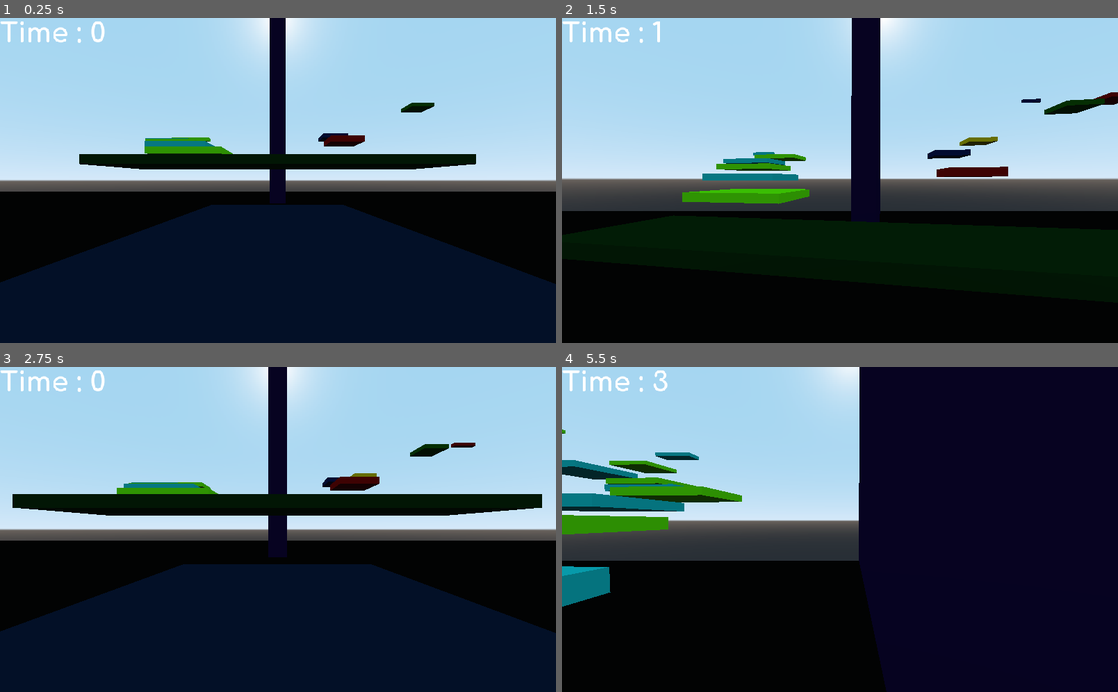
Above: before the commit, frames 1-4 (two rows, left to right).
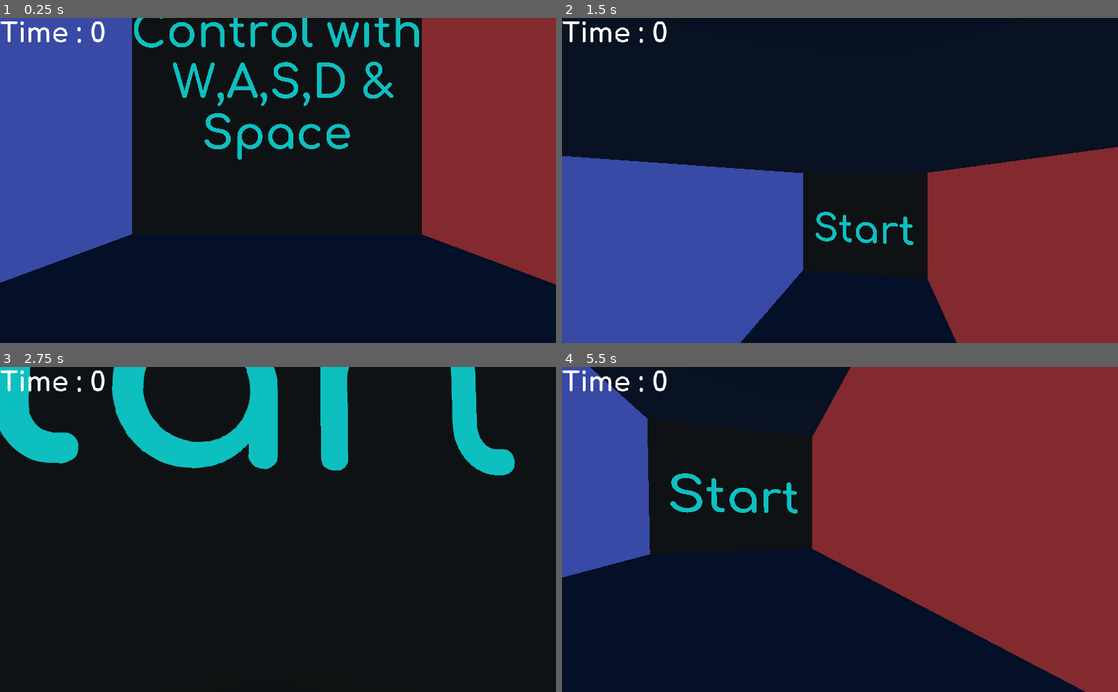
Above: after the commit, the same moments.

Repository: RetroRabiul/3dPlatform
Game: Godot game, scene res://scenes/world.tscn
Two runs of this game, one before a commit and one after it. Both use one fixed random seed, a clock stepped at 60 frames per second and the inputs below.
Inputs (mouse positions are in pixels of both pictures, inside the frame that each line leads up to):
- Up to frame 1 (0.25 s): no input
- Up to frame 2 (1.5 s): tap Enter at 0.5 s; move the mouse to (867, 180) at 0.52 s; hold W (forward) from 0.53 s (still down); tap Space (jump) at 0.77 s; move the mouse to (812, 180) at 1.27 s
- Up to frame 3 (2.75 s): keep holding W (forward); tap Space (jump) at 1.52 s; move the mouse to (289, 523) at 2.02 s
- Up to frame 4 (5.5 s): keep holding W (forward); move the mouse to (834, 536) at 2.77 s; tap Space (jump) at 3.02, 3.77, 4.52 s; move the mouse to (878, 532) at 3.52 s; move the mouse to (795, 526) at 4.27 s; move the mouse to (845, 529) at 5.02 s

The runs differ from the first frame. In frame 1, 59% of the frame differs, in the area x 0-100%, y 0-83%; in frame 2, 93%; in frame 3, 46%; in frame 4, 93%, in the area x 0-100%, y 0-100%.

Commit message:
starting

Diff:
--- /dev/null
+++ b/autoload/global_signal.gd
@@ -0,0 +1,3 @@
+extends Node
+
+signal start_timer()
--- /dev/null
+++ b/autoload/global_variables.gd
@@ -0,0 +1,3 @@
+extends Node
+
+var time = 0
--- a/project.godot
+++ b/project.godot
@@ -13,6 +13,11 @@
 config/name="3d Platform"
 run/main_scene="res://scenes/world.tscn"
 config/icon="res://icon.png"
+
+[autoload]
+
+GlobalSignal="*res://autoload/global_signal.gd"
+GlobalVariables="*res://autoload/global_variables.gd"
 
 [gui]
 
--- /dev/null
+++ b/scenes/Moving_Platform.tscn
@@ -0,0 +1,75 @@
+[gd_scene load_steps=7 format=2]
+
+[sub_resource type="CubeMesh" id=1]
+size = Vector3( 5, 0.5, 5 )
+
+[sub_resource type="SpatialMaterial" id=6]
+albedo_color = Color( 0, 0.854902, 1, 1 )
+
+[sub_resource type="BoxShape" id=2]
+extents = Vector3( 2.5, 0.25, 2.5 )
+
+[sub_resource type="Curve3D" id=3]
+_data = {
+"points": PoolVector3Array( 0, 0, 0, 0, 0, 0, -0.000104681, 0.000240417, -0.0288849, 0, 0, 0, 0, 0, 0, 16.0004, -0.000410751, -0.000488281 ),
+"tilts": PoolRealArray( 0, 0 )
+}
+
+[sub_resource type="Animation" id=4]
+resource_name = "Move_platform"
+length = 4.0
+loop = true
+tracks/0/type = "value"
+tracks/0/path = NodePath("Path/PathFollow:unit_offset")
+tracks/0/interp = 1
+tracks/0/loop_wrap = true
+tracks/0/imported = false
+tracks/0/enabled = true
+tracks/0/keys = {
+"times": PoolRealArray( 0, 2 ),
+"transitions": PoolRealArray( 1, 1 ),
+"update": 0,
+"values": [ 0.0, 1.0 ]
+}
+
+[sub_resource type="Animation" id=5]
+length = 0.001
+tracks/0/type = "value"
+tracks/0/path = NodePath("Path/PathFollow:unit_offset")
+tracks/0/interp = 1
+tracks/0/loop_wrap = true
+tracks/0/imported = false
+tracks/0/enabled = true
+tracks/0/keys = {
+"times": PoolRealArray( 0 ),
+"transitions": PoolRealArray( 1 ),
+"update": 0,
+"values": [ 0.0 ]
+}
+
+[node name="Moving_Platform" type="Spatial"]
+
+[node name="Moving_Platform" type="KinematicBody" parent="."]
+transform = Transform( 1, 0, 0, 0, 1, 0, 0, 0, 1, 12.8697, -0.000283344, -0.00604433 )
+
+[node name="MeshInstance" type="MeshInstance" parent="Moving_Platform"]
+mesh = SubResource( 1 )
+skeleton = NodePath("../..")
+material/0 = SubResource( 6 )
+
+[node name="CollisionShape" type="CollisionShape" parent="Moving_Platform"]
+shape = SubResource( 2 )
+
+[node name="Path" type="Path" parent="."]
+curve = SubResource( 3 )
+
+[node name="PathFollow" type="PathFollow" parent="Path"]
+transform = Transform( 1, 0, 0, 0, 1, 0, 0, 0, 1, -0.000104681, 0.000240417, -0.0288849 )
+
+[node name="RemoteTransform" type="RemoteTransform" parent="Path/PathFollow"]
+remote_path = NodePath("../../../Moving_Platform")
+
+[node name="AnimationPlayer" type="AnimationPlayer" parent="."]
+autoplay = "Move_platform"
+anims/Move_platform = SubResource( 4 )
+anims/RESET = SubResource( 5 )
--- a/scenes/Player.tscn
+++ b/scenes/Player.tscn
@@ -18,6 +18,7 @@
 
 [node name="Camera" type="Camera" parent="Head"]
 transform = Transform( 1, 0, 0, 0, 1, 0, 0, 0, 1, 0, 1.34528, -0.24194 )
+far = 500.0
 
 [node name="MeshInstance" type="MeshInstance" parent="."]
 transform = Transform( 1, 0, 0, 0, -4.37114e-08, -1, 0, 1, -4.37114e-08, 0, 0, 0 )
--- a/scenes/UI.tscn
+++ b/scenes/UI.tscn
@@ -12,13 +12,12 @@
 anchor_bottom = 1.0
 script = ExtResource( 2 )
 
-[node name="Timer" type="Label" parent="."]
+[node name="Time" type="Label" parent="."]
 margin_right = 40.0
 margin_bottom = 14.0
 custom_fonts/font = SubResource( 1 )
 text = "Time : 0"
 
-[node name="Timer2" type="Timer" parent="."]
-autostart = true
+[node name="Timer" type="Timer" parent="."]
 
-[connection signal="timeout" from="Timer2" to="." method="_on_Timer2_timeout"]
+[connection signal="timeout" from="Timer" to="." method="_on_Timer2_timeout"]
--- a/scenes/world.tscn
+++ b/scenes/world.tscn
@@ -1,17 +1,57 @@
-[gd_scene load_steps=26 format=2]
+[gd_scene load_steps=42 format=2]
 
 [ext_resource path="res://scenes/Player.tscn" type="PackedScene" id=1]
 [ext_resource path="res://scripts/world.gd" type="Script" id=2]
 [ext_resource path="res://scenes/UI.tscn" type="PackedScene" id=3]
-
-[sub_resource type="CubeMesh" id=1]
-
-[sub_resource type="SpatialMaterial" id=5]
-albedo_color = Color( 0.00392157, 0.0627451, 0.156863, 1 )
+[ext_resource path="res://scenes/Moving_Platform.tscn" type="PackedScene" id=4]
+[ext_resource path="res://assets/fonts/Comfortaa/static/Comfortaa-Bold.ttf" type="DynamicFontData" id=5]
+
+[sub_resource type="DynamicFont" id=26]
+size = 466
+font_data = ExtResource( 5 )
+
+[sub_resource type="DynamicFont" id=27]
+size = 239
+font_data = ExtResource( 5 )
+
+[sub_resource type="BoxShape" id=25]
+extents = Vector3( 7.69611, 8.68254, 1 )
+
+[sub_resource type="CubeMesh" id=28]
+
+[sub_resource type="SpatialMaterial" id=29]
+albedo_color = Color( 0.0980392, 0.0980392, 0.0980392, 1 )
+
+[sub_resource type="CubeMesh" id=30]
+
+[sub_resource type="SpatialMaterial" id=31]
+albedo_color = Color( 0.168627, 0.341176, 0.611765, 1 )
 
 [sub_resource type="ConcavePolygonShape" id=2]
 data = PoolVector3Array( -1, 1, 1, 1, 1, 1, -1, -1, 1, 1, 1, 1, 1, -1, 1, -1, -1, 1, 1, 1, -1, -1, 1, -1, 1, -1, -1, -1 …(284 unchanged characters)…
 
+[sub_resource type="CubeMesh" id=32]
+
+[sub_resource type="SpatialMaterial" id=33]
+albedo_color = Color( 0.00392157, 0.0627451, 0.156863, 1 )
+
+[sub_resource type="CubeMesh" id=34]
+
+[sub_resource type="SpatialMaterial" id=35]
+albedo_color = Color( 1, 0.25098, 0.25098, 1 )
+
+[sub_resource type="CubeMesh" id=36]
+
+[sub_resource type="SpatialMaterial" id=37]
+albedo_color = Color( 0.431373, 0.466667, 0.956863, 1 )
+
+[sub_resource type="CubeMesh" id=38]
+
+[sub_resource type="SpatialMaterial" id=39]
+albedo_color = Color( 0.00392157, 0.0627451, 0.156863, 1 )
+
+[sub_resource type="CubeMesh" id=1]
+
 [sub_resource type="SpatialMaterial" id=6]
 albedo_color = Color( 0, 0.121569, 0.0117647, 1 )
 
@@ -69,14 +109,96 @@
 [node name="world" type="Spatial"]
 script = ExtResource( 2 )
 
-[node name="Ground" type="MeshInstance" parent="."]
-transform = Transform( 7.68944, 0, 0, 0, 0.700287, 0, 0, 0, 17.7238, 0, 1.86595, 0 )
-mesh = SubResource( 1 )
-material/0 = SubResource( 5 )
-
-[node name="StaticBody" type="StaticBody" parent="Ground"]
-
-[node name="CollisionShape" type="CollisionShape" parent="Ground/StaticBody"]
+[node name="Start" type="Spatial" parent="."]
+transform = Transform( 1, 0, 0, 0, 1, 0, 0, 0, 1, 0, 0, -1.95493 )
+
+[node name="Notes" type="Spatial" parent="Start"]
+
+[node name="Start" type="Label3D" parent="Start/Notes"]
+transform = Transform( 1, 0, 0, 0, 1, 0, 0, 0, 1, 0, 8.05041, 1.06946 )
+modulate = Color( 0.0588235, 0.74902, 0.74902, 1 )
+text = "Start"
+font = SubResource( 26 )
+
+[node name="Controls" type="Label3D" parent="Start/Notes"]
+transform = Transform( 1, 0, 0, 0, 1, 0, 0, 0, 1, 0, 10.5113, 34.3153 )
+modulate = Color( 0.0588235, 0.74902, 0.74902, 1 )
+text = "Control with
+ W,A,S,D &
+Space"
+font = SubResource( 27 )
+
+[node name="Areas" type="Spatial" parent="Start"]
+
+[node name="Timer_Starts" type="Area" parent="Start/Areas"]
+
+[node name="CollisionShape" type="CollisionShape" parent="Start/Areas/Timer_Starts"]
+transform = Transform( 1, 0, 0, 0, 0.674981, 0, 0, 0, 1, 0, 8.79562, 0.439689 )
+shape = SubResource( 25 )
+
+[node name="StartMesh" type="MeshInstance" parent="Start/Areas"]
+transform = Transform( 7.65285, 0, 0, 0, 6.34807, 0, 0, 0, 0.365631, 0, 8.89393, 0.48715 )
+mesh = SubResource( 28 )
+material/0 = SubResource( 29 )
+
+[node name="ControlMesh" type="MeshInstance" parent="Start/Areas"]
+transform = Transform( 7.65285, 0, 0, 0, 6.67455, 0, 0, 0, 0.365631, 0, 8.7775, 33.8572 )
+mesh = SubResource( 28 )
+material/0 = SubResource( 29 )
+
+[node name="Top" type="MeshInstance" parent="Start"]
+transform = Transform( 9.06212, 0, 0, 0, 0.700287, 0, 0, 0, 35.7307, 0, 15.8005, 20.0092 )
+mesh = SubResource( 30 )
+skeleton = NodePath("../..")
+material/0 = SubResource( 31 )
+
+[node name="StaticBody" type="StaticBody" parent="Start/Top"]
+
+[node name="CollisionShape" type="CollisionShape" parent="Start/Top/StaticBody"]
+shape = SubResource( 2 )
+
+[node name="Ground" type="MeshInstance" parent="Start"]
+transform = Transform( 7.68944, 0, 0, 0, 0.700287, 0, 0, 0, 35.7307, 0, 1.86595, 20.0092 )
+mesh = SubResource( 32 )
+skeleton = NodePath("../..")
+material/0 = SubResource( 33 )
+
+[node name="StaticBody" type="StaticBody" parent="Start/Ground"]
+
+[node name="CollisionShape" type="CollisionShape" parent="Start/Ground/StaticBody"]
+shape = SubResource( 2 )
+
+[node name="RightWall" type="MeshInstance" parent="Start"]
+transform = Transform( -3.36116e-07, -0.700287, 0, 7.68944, -3.06105e-08, 0, 0, 0, 35.7307, 8.35753, 8.8677, 20.0092 )
+mesh = SubResource( 34 )
+skeleton = NodePath("../..")
+material/0 = SubResource( 35 )
+
+[node name="StaticBody" type="StaticBody" parent="Start/RightWall"]
+
+[node name="CollisionShape" type="CollisionShape" parent="Start/RightWall/StaticBody"]
+shape = SubResource( 2 )
+
+[node name="LeftWall" type="MeshInstance" parent="Start"]
+transform = Transform( -3.36116e-07, -0.700287, 0, 7.68944, -3.06105e-08, 0, 0, 0, 35.7307, -8.36907, 8.8677, 20.0092 )
+mesh = SubResource( 36 )
+skeleton = NodePath("../..")
+material/0 = SubResource( 37 )
+
+[node name="StaticBody" type="StaticBody" parent="Start/LeftWall"]
+
+[node name="CollisionShape" type="CollisionShape" parent="Start/LeftWall/StaticBody"]
+shape = SubResource( 2 )
+
+[node name="BackWall" type="MeshInstance" parent="Start"]
+transform = Transform( 8.95598, 0, 0, 0, -6.50326e-09, -7.59104, 0, 0.700287, -1.56184e-06, 0, 8.81387, 56.3712 )
+mesh = SubResource( 38 )
+skeleton = NodePath("../..")
+material/0 = SubResource( 39 )
+
+[node name="StaticBody" type="StaticBody" parent="Start/BackWall"]
+
+[node name="CollisionShape" type="CollisionShape" parent="Start/BackWall/StaticBody"]
 shape = SubResource( 2 )
 
 [node name="Platform" type="MeshInstance" parent="."]
@@ -1032,7 +1154,7 @@
 shape = SubResource( 2 )
 
 [node name="Player" parent="." instance=ExtResource( 1 )]
-transform = Transform( 1, 0, 0, 0, 1, 0, 0, 0, 1, 0.0609758, 4.91739, 9.43392 )
+transform = Transform( 1, 0, 0, 0, 1, 0, 0, 0, 1, 0.0609758, 4.91739, 44.78 )
 
 [node name="UI" parent="Player" instance=ExtResource( 3 )]
 
@@ -1060,4 +1182,8 @@
 transform = Transform( 1, 0, 0, 0, 1, 0, 0, 0, 1, 0, 0.38371, -125.643 )
 shape = SubResource( 22 )
 
+[node name="Moving_Platform" parent="." instance=ExtResource( 4 )]
+transform = Transform( -4.37114e-08, 0, 1, 0, 1, 0, -1, 0, -4.37114e-08, 32.7564, 10.4807, -30.4325 )
+
+[connection signal="body_entered" from="Start/Areas/Timer_Starts" to="." method="_on_Timer_Starts_body_entered"]
 [connection signal="body_entered" from="GameOver/Area" to="." method="_on_Area_body_entered"]
--- a/scripts/UI.gd
+++ b/scripts/UI.gd
@@ -8,14 +8,15 @@
 
 # Called when the node enters the scene tree for the first time.
 func _ready():
-	$Timer.text = "Time : " + str(time);
+	GlobalSignal.connect("start_timer", self, "_start_timer")
 
 
-
+func _start_timer():
+	$Timer.start()
 # Called every frame. 'delta' is the elapsed time since the previous frame.
 func _process(delta):
-	$Timer.text = "Time : " + str(time)
+	$Time.text = "Time : " + str(GlobalVariables.time)
 
 
 func _on_Timer2_timeout():
-	time += 1
+	GlobalVariables.time += 1
--- a/scripts/world.gd
+++ b/scripts/world.gd
@@ -19,3 +19,9 @@
 func _on_Area_body_entered(body):
 	if body.is_in_group("player"):
 		get_tree().change_scene("res://scenes/world.tscn")
+		GlobalVariables.time = 0
+
+
+func _on_Timer_Starts_body_entered(body):
+	if body.is_in_group("player"):
+		GlobalSignal.emit_signal("start_timer")
